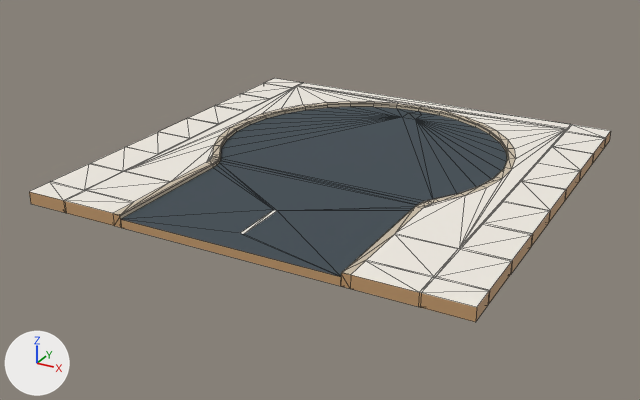
Two versions of the FBX model Assets/Skyfold/Art/Models/Roads/road_end.fbx, one commit apart.
One viewpoint serves both versions: a 50 mm camera at (14.1, -27.6, 12.0) aimed at (-0.6, -0.9, -1.3). Lighting does not change. The marker at lower left points along +X, +Y and +Z. The older version comes first. Mesh edges are drawn as thin lines. Where no turn or scale is listed for an object, it has been applied to the vertices. Vertices at exactly the same position are counted once.

Before the edit, the objects in view are built like this:
```python
me_road_end_001 = bpy.data.meshes.new('road_end.001')
me_road_end_001.from_pydata(...)  # 361 vertices, 562 faces; spans x -8.0..8.0, y -8.0..8.0, z -0.3..0.2
# faces by material slot: [229, 186, 45, 2, 2, 98]
me_road_end_001.materials.append(mat_sky_pearl)  # white #f4efe6
me_road_end_001.materials.append(mat_sky_kerb)  # beige #cdbfa9
me_road_end_001.materials.append(mat_sky_road)  # greyish blue #3e4a52
me_road_end_001.materials.append(mat_sky_roadline)  # white #f4efe6
me_road_end_001.materials.append(mat_sky_ink)  # dark blue #22333b
me_road_end_001.materials.append(mat_sky_sandstonedeep)  # brown #c49a6c
ob_road_end = bpy.data.objects.new('road_end', me_road_end_001)
ob_road_end.location = (0.0, 0.0, 0.0)
```
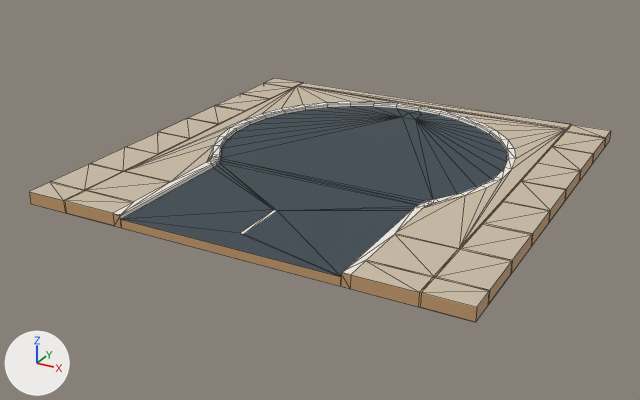
Location of each change, [x1, y1, x2, y2] in pixels of the pictures (640 x 400 px):
part 1 of me_road_end_001, cut back
    before: [120, 103, 509, 268]
    after: [120, 103, 509, 263]
part 2 of me_road_end_001, recoloured (white to beige)
    both: [29, 78, 611, 307]
part 3 of me_road_end_001, recoloured
    both: [52, 83, 605, 293]
part 4 of me_road_end_001, recoloured
    both: [114, 101, 516, 275]

What changed in the scene script:
```text
Change me_road_end_001:
    used by ob_road_end; location = (0.0, 0.0, 0.0)
    remove me_road_end_001.from_pydata(...)  # 361 vertices, 562 faces; spans x -8.0..8.0, y -8.0..8.0, z -0.3..0.2
    add me_road_end_001.from_pydata(...)  # 326 vertices, 481 faces; spans x -8.0..8.0, y -8.0..8.0, z -0.3..0.2
    me_road_end_001 part 1
    35 vertices are removed from x -5.5..5.5, y -7.9..7.0, z 0.1
    118 faces are deleted
    3 new faces join them, mat_sky_sandstonedeep (brown #c49a6c)
    34 new faces join them, mat_sky_pearl (white #f4efe6)
    me_road_end_001 part 2: 83 faces spanning x -8.0..8.0, y -8.0..8.0, z 0.1..0.2 switch from mat_sky_pearl (white #f4efe6) to mat_sky_kerb (beige #cdbfa9)
    me_road_end_001 part 3: 146 faces spanning x -8.0..8.0, y -8.0..8.0, z 0.1..0.2 switch from mat_sky_pearl (white #f4efe6) to mat_sky_sandstonedeep (brown #c49a6c)
    me_road_end_001 part 4: 110 faces spanning x -5.8..5.8, y -8.0..7.3, z 0.0..0.2 switch from mat_sky_kerb (beige #cdbfa9) to mat_sky_pearl (white #f4efe6)
```
